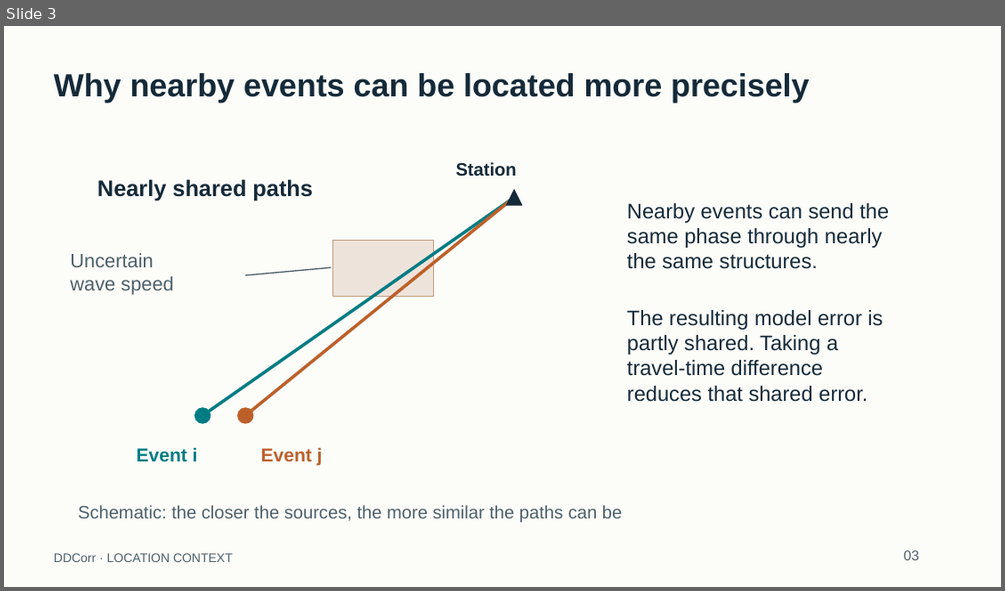
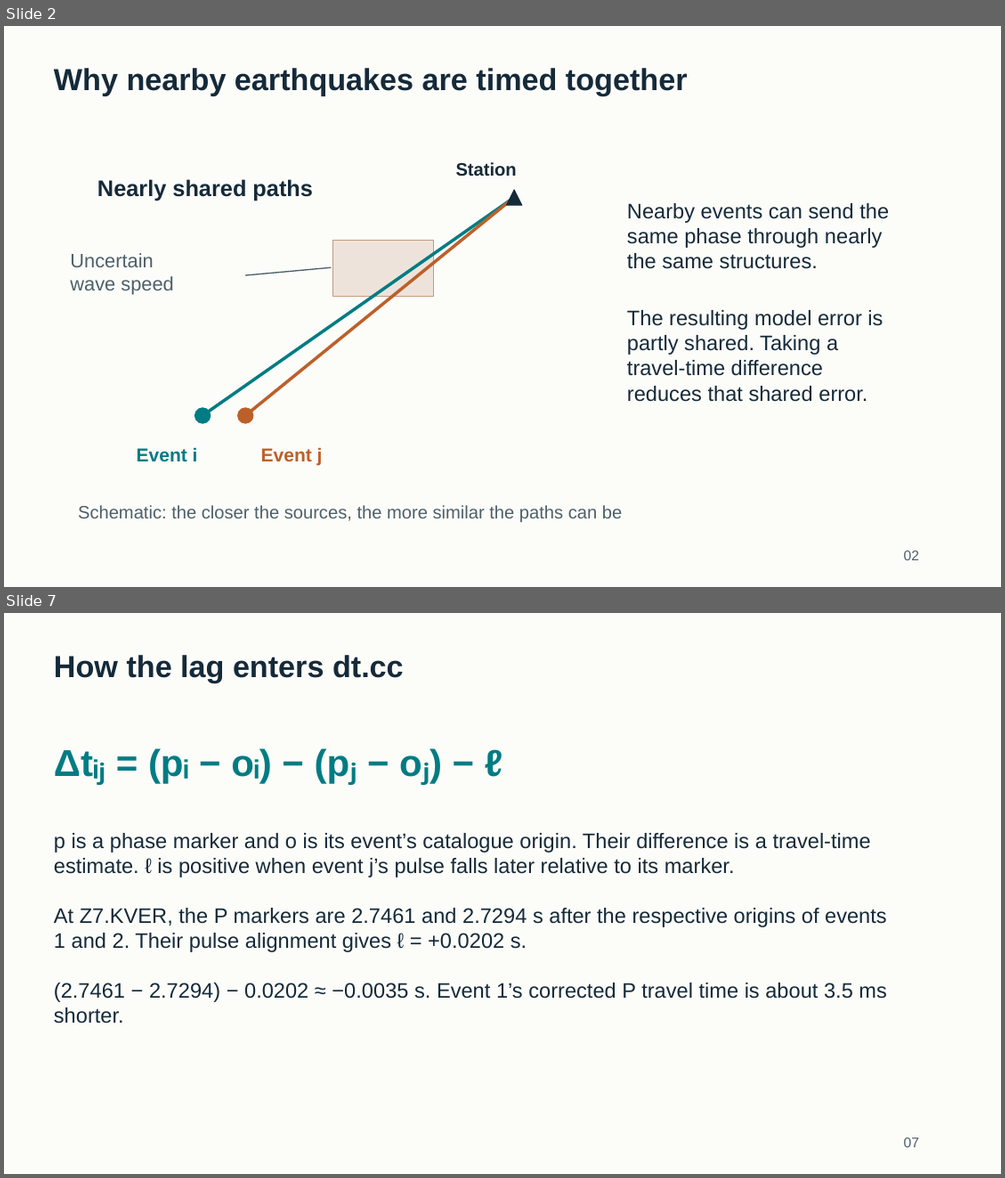
Before and after one commit to eliasrh/DDCorr.jl, a slide deck: teaching/DDCorr_minicourse.pptx. Shown one above the other, each under a label of ours: slide 3 before the commit, slides 2 and 7 after it; the slides between them are not shown. The pictures are 1005x591 and 1005x1178 pixels, drawn with LibreOffice and Linux fonts; fonts in the diff are those of the drawing. Boxes give left, top, right and bottom in pixels: in the first picture for what was removed or moved away, otherwise in the second. Text is boxed around its words. In the diff, an @@ line names an element or a change of style, - is before the commit and + after.

Commit message:
Teach differential times and relocation with the 100-event Iceland workshop
Add the correlation lecture, a shorter archive practical, and instructions for carrying one catalogue into DDSync and GraphSplit. Read advanced settings directly, preserve measured SAC magnitudes, and check waveform workloads before processing or cache reuse.

```diff
--- a/teaching/DDCorr_minicourse.pptx
+++ b/teaching/DDCorr_minicourse.pptx
@@ slide 7 added at (4, 613, 1001, 1174), background #FCFCF9 @@
@@ text added at (54, 655, 404, 683), 29.2 pt, text #152A39, bold @@
+How the lag enters dt.cc
@@ text added at (148, 748, 502, 784), 36 pt, text #007C83, bold @@
+Δtᵢⱼ = (pᵢ − oᵢ) − (pⱼ − oⱼ) − ℓ
@@ text added at (54, 833, 871, 877), 20.2 pt, text #152A39 @@
+p is a phase marker and o is its event’s catalogue origin. Their difference is a travel-time
+estimate. ℓ is positive when event j’s pulse falls later relative to its marker.
@@ text added at (54, 908, 887, 952), 20.2 pt, text #152A39 @@
+At Z7.KVER, the P markers are 2.7461 and 2.7294 s after the respective origins of events
+1 and 2. Their pulse alignment gives ℓ = +0.0202 s.
@@ text added at (54, 982, 886, 1023), 20.2 pt, text #152A39 @@
+(2.7461 − 2.7294) − 0.0202 ≈ −0.0035 s. Event 1’s corrected P travel time is about 3.5 ms
+shorter.
@@ text added at (904, 1137, 919, 1147), 13.5 pt, text #4D606A @@
+07
@@ what was slide 3 is now slide 2 @@
@@ slide 2 changed as well @@
@@ text at (54, 68, 688, 96): text changed; size 30.8 to 29.2 pt @@
-Why nearby events can be located more precisely
+Why nearby earthquakes are timed together
@@ text removed at (54, 553, 233, 562) @@
-DDCorr · LOCATION CONTEXT
@@ text at (904, 550, 919, 560): text changed @@
-03
+02
```
Also in this commit, not shown: 2 other slides changed, 42 other slides added, 97 slides removed, 43 other files.
